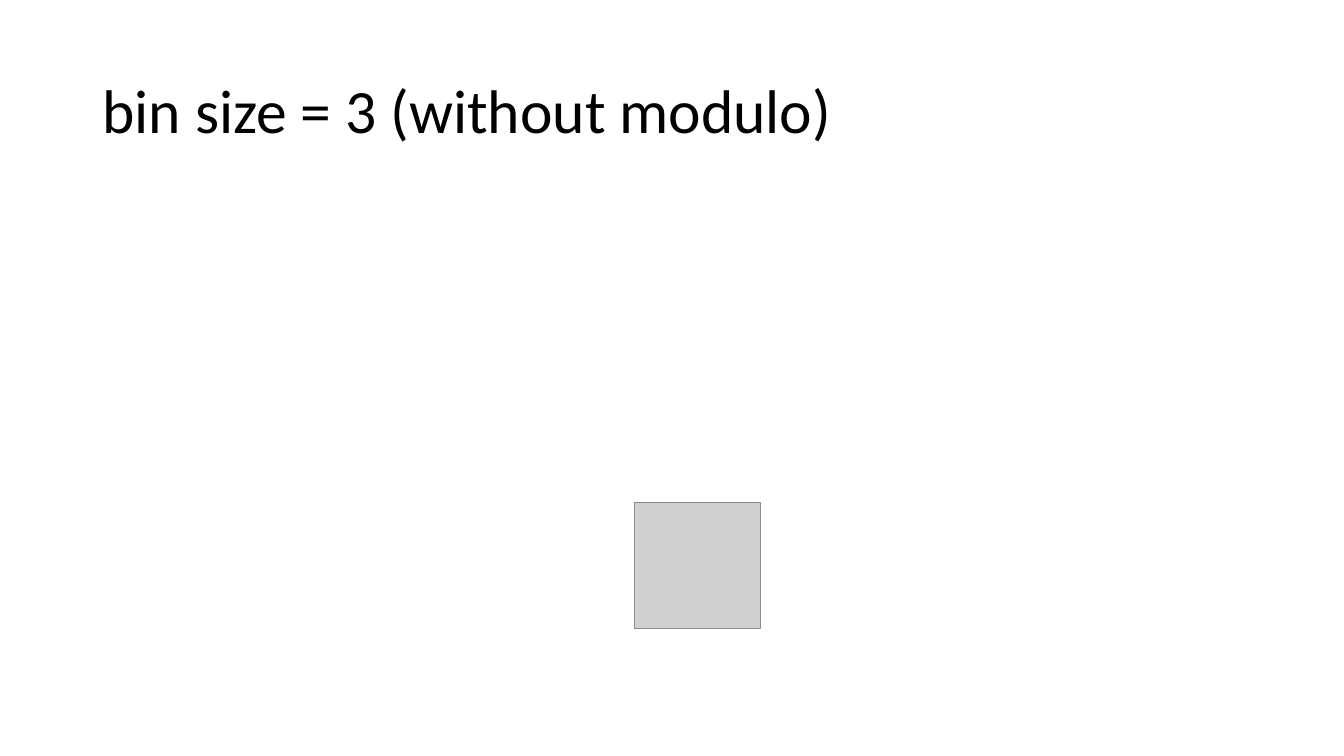
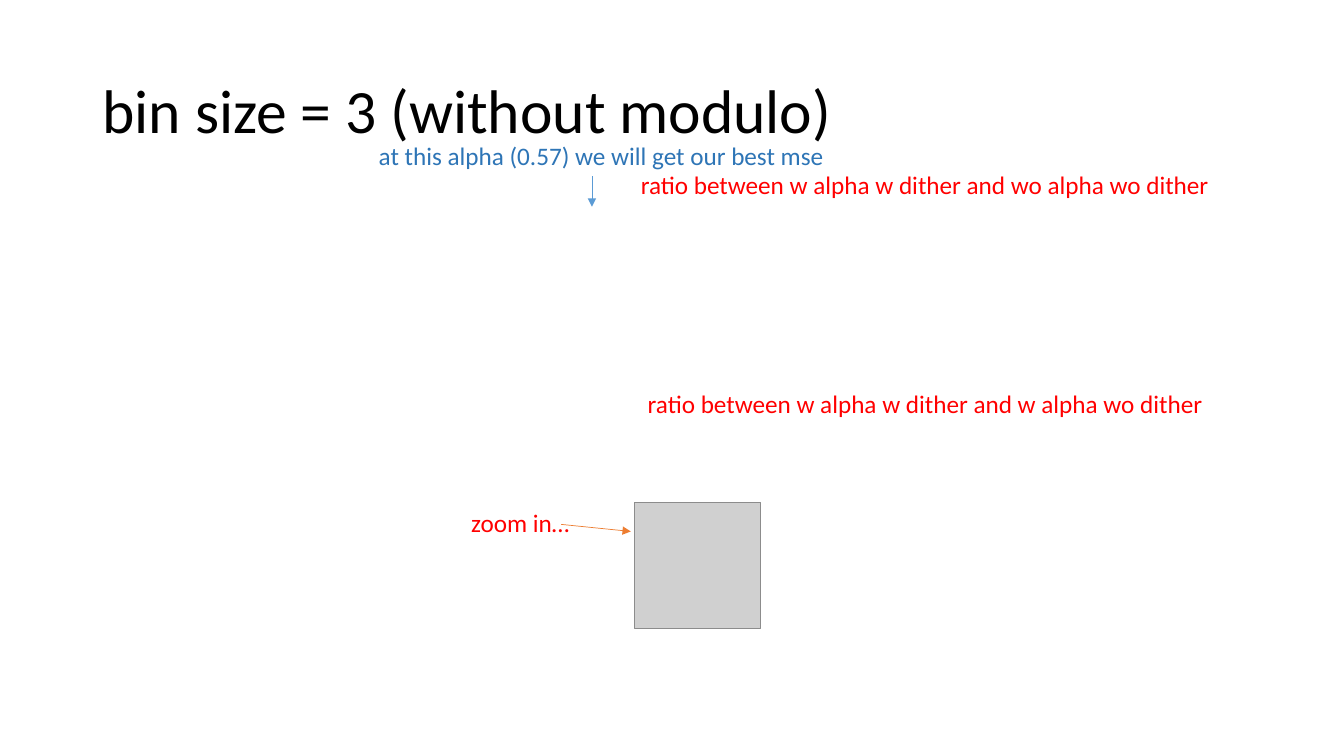
Before and after one commit to lisrael1/quants, a slide deck: slide 3 of code/results/how using dither impacts the MSE.pptx (slide 4 before the commit). Drawn at 1344x756 pixels with LibreOffice and Linux fonts; fonts in the diff are those of the drawing; grey boxes stand for pictures; background and template pictures are left out. Boxes give left, top, right and bottom in pixels: in the first picture for what was removed or moved away, otherwise in the second. Text is boxed around its words. In the diff, an @@ line names an element or a change of style, - is before the commit and + after.

```diff
--- a/code/results/how using dither impacts the MSE.pptx
+++ b/code/results/how using dither impacts the MSE.pptx
@@ text added at [379, 147, 823, 170], 18 pt, text #2E75B6 @@
+at this alpha (0.57) we will get our best mse
@@ arrow added from (592, 176) to (592, 207), #5B9BD5 0.5 pt @@
@@ text added at [641, 176, 1208, 198], 18 pt, text #FF0000 @@
+ratio between w alpha w dither and wo alpha wo dither
@@ text added at [648, 395, 1202, 417], 18 pt, text #FF0000 @@
+ratio between w alpha w dither and w alpha wo dither
@@ text added at [471, 514, 569, 532], 18 pt, text #FF0000 @@
+zoom in…
@@ arrow added from (562, 524) to (631, 531), #ED7D31 0.5 pt @@
```
Also in this commit, not shown: 3 other slides changed, 2 other files.
